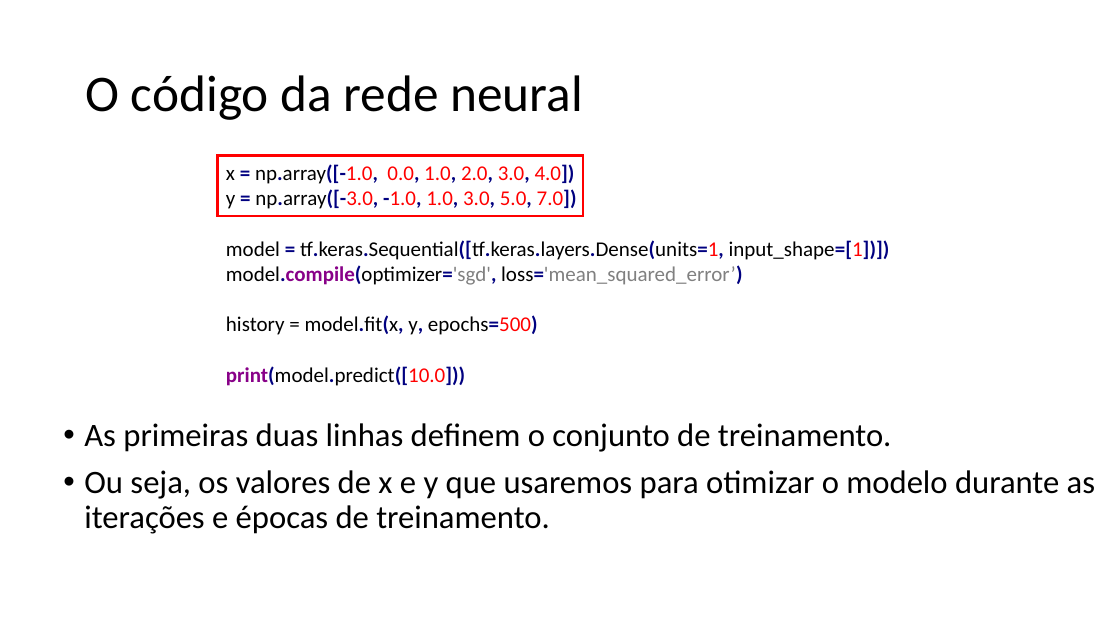
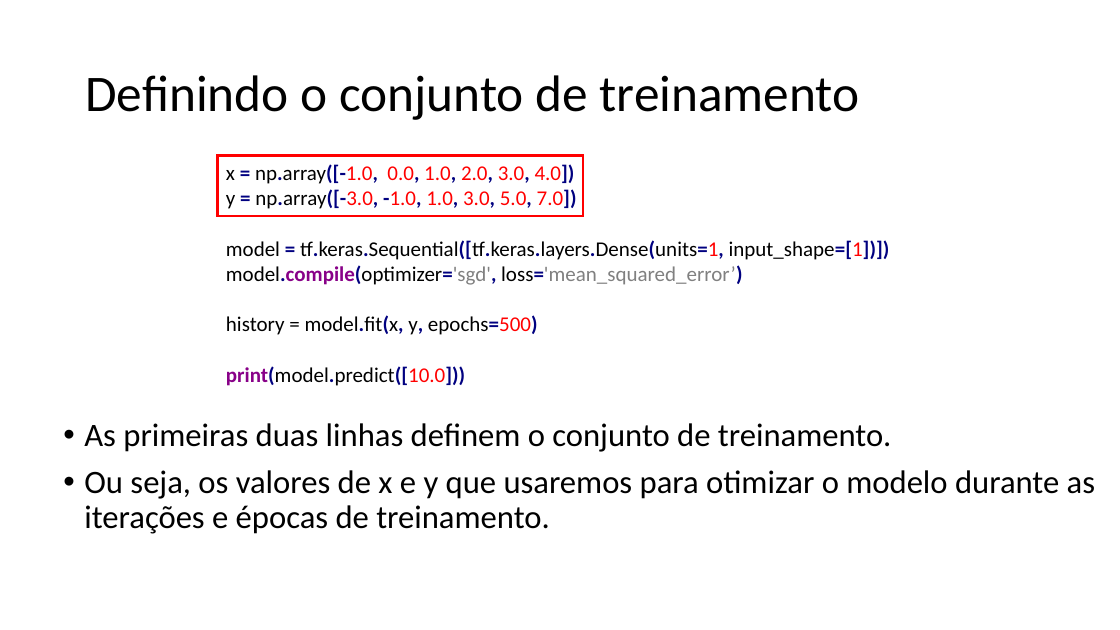
Before and after one commit to zz4fap/tp557-iot-ml, a slide deck: slide 5 of slides/TP557_7_Nossa_primeira_rede_neural.pptx. Drawn at 1120x630 pixels with LibreOffice and Linux fonts; fonts in the diff are those of the drawing. Boxes give left, top, right and bottom in pixels: in the first picture for what was removed or moved away, otherwise in the second. Text is boxed around its words. In the diff, an @@ line names an element or a change of style, - is before the commit and + after.

```diff
--- a/slides/TP557_7_Nossa_primeira_rede_neural.pptx
+++ b/slides/TP557_7_Nossa_primeira_rede_neural.pptx
@@ title at box(85, 75, 860, 120): text changed @@
-O código da rede neural
+Definindo o conjunto de treinamento
```
Also in this commit, not shown: 4 other slides changed, 5 slides added.
